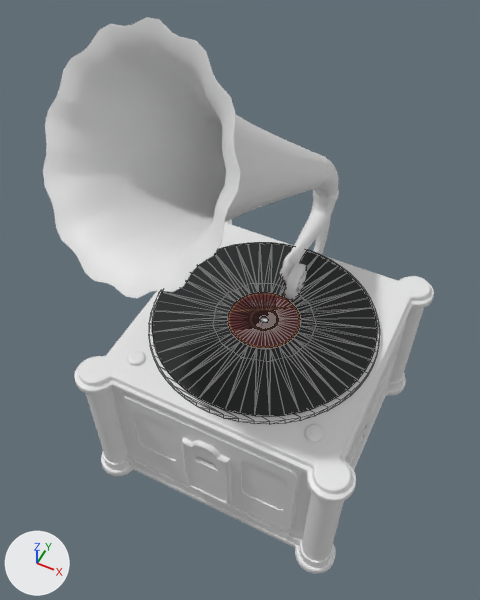
An edit to the FBX model vr progetto unity/Assets/Models/Wagons/gramophone/gramophone.fbx, drawn before and after from the same camera.
The view is the same before and after, from a camera (50 mm lens) standing at (0.228, -0.528, 0.816) and looking at (-0.026, -0.019, 0.18). Every picture has the same lights, and +X, +Y and +Z are marked at lower left. The picture after the commit comes second. Mesh edges are drawn as thin lines on the coarser meshes. Where no turn or scale is listed for an object, it has been applied to the vertices.

The first picture shows 'Box_GramaphoneT_0', 'CircleRotate_Gramaphone_0'.
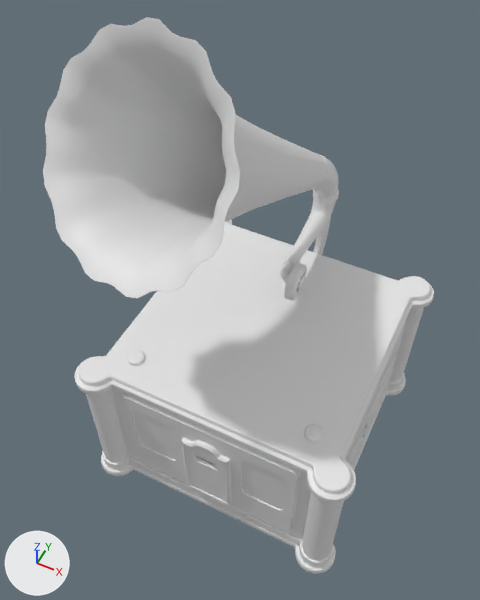
Where the newer file only moved an object's origin or applied its transform, the numbers keep the older frame.

Edits to the bpy script that builds the scene:
```text
Remove ob_circlerotate_gramaphone_0:
    ob_circlerotate_gramaphone_0 = bpy.data.objects.new('CircleRotate_Gramaphone_0', me_circlerotate_gramaphone_0)
    ob_circlerotate_gramaphone_0.location = (0.0, 0.0, 0.131)
```

Location of each change, (x1, y1, x2, y2) in pixels of the pictures (480 x 600 px):
'CircleRotate_Gramaphone_0', deleted: before (149, 242, 380, 424)
    faces in mat_disc: (152, 243, 377, 416)
    faces in mat_gramaphone (its picture is missing): (149, 242, 380, 424)
